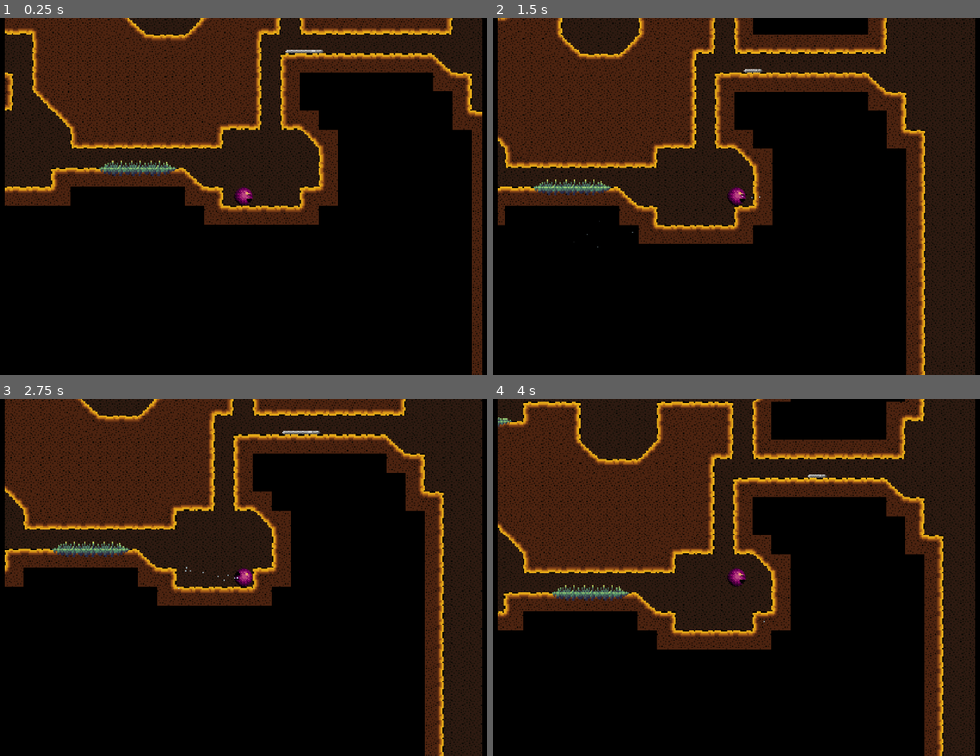
Above: before the commit, frames 1-4 (two rows, left to right).
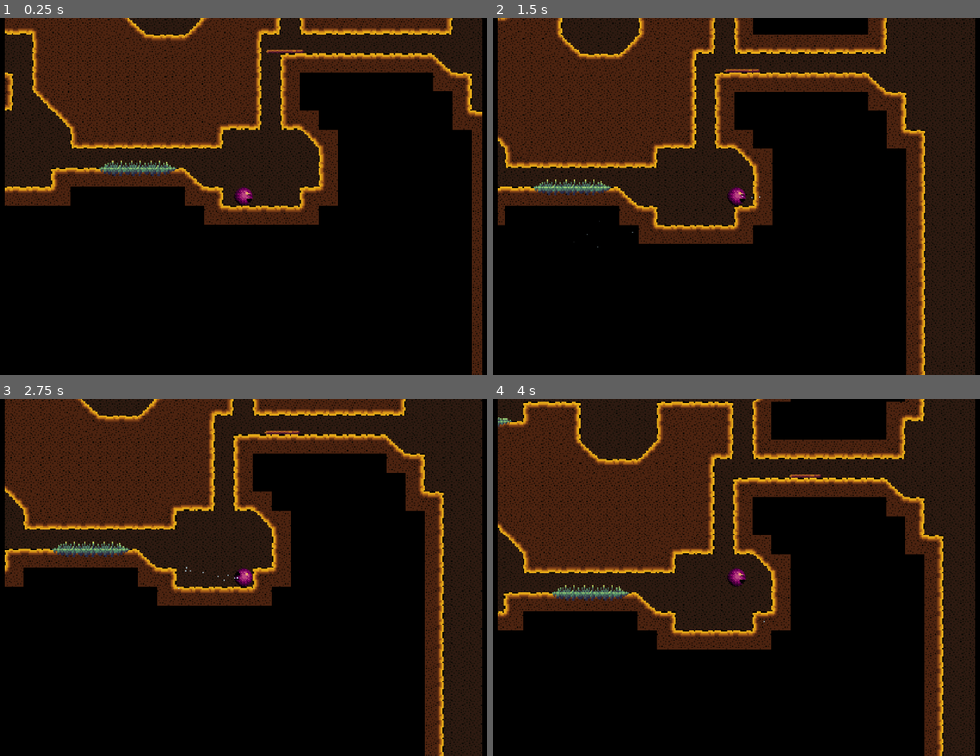
Above: after the commit, the same moments.

Repository: paulguy/Not-Uncrusty-Platformer
Game: Godot game, scene res://game.tscn
Same seed, same stepped clock (60 frames per second), same inputs: the game is played once before the commit and once after it.
Inputs (mouse positions are in pixels of both pictures, inside the frame that each line leads up to):
- Up to frame 1 (0.25 s): no input
- Up to frame 2 (1.5 s): move the mouse to (877, 178) at 0.52 s; hold D (move_right) 0.53-1.28 s; click (877, 178) at 0.67 s; tap Space (jump) at 0.77 s; move the mouse to (609, 214) at 1.27 s; hold A (move_left) from 1.28 s (still down)
- Up to frame 3 (2.75 s): tap Space (jump) at 1.52 s; move the mouse to (306, 498) at 2.02 s; release A (move_left) at 2.03 s; hold D (move_right) from 2.03 s (still down)
- Up to frame 4 (4 s): move the mouse to (702, 648) at 2.77 s; click (702, 648) at 2.92 s; tap Space (jump) at 3.02, 3.77 s; move the mouse to (926, 631) at 3.52 s; release D (move_right) at 3.53 s; hold A (move_left) from 3.53 s (still down)

The runs differ from the first frame. In frame 1, 0.1% of the frame differs, in the area x 54-67%, y 8-11%; in frame 2, less than 0.1%; in frame 3, 0.1%; in frame 4, less than 0.1%.

Commit message:
More refined worm mob.

Diff:
--- a/start_surface.tscn
+++ b/start_surface.tscn
@@ -54,3 +54,6 @@
 
 [node name="Worm" parent="." instance=ExtResource("3_7451u")]
 position = Vector2(-236, -484)
+
+[node name="Worm2" parent="." instance=ExtResource("3_7451u")]
+position = Vector2(-448, -532)
--- a/worm.gd
+++ b/worm.gd
@@ -8,10 +8,20 @@
 # Get the gravity from the project settings to be synced with RigidBody nodes.
 var gravity = ProjectSettings.get_setting("physics/2d/default_gravity")
 @onready var anim = get_node("AnimatedSprite2D")
+@onready var collision = get_node("Collision")
+var animFrames = 6
 var animForward = true
 var animPlaying = false
 
 var direction = startDirection
+
+const _dirToName = {
+	MovementDirection.LEFT: "left",
+	MovementDirection.RIGHT: "right"
+}
+
+func _ready():
+	animFrames = anim.sprite_frames.get_frame_count(_dirToName[MovementDirection.LEFT])
 
 func deactivate():
 	super()
@@ -19,22 +29,21 @@
 	direction = startDirection
 	play()
 
-const _dirToName = {
-	MovementDirection.LEFT: "left",
-	MovementDirection.RIGHT: "right"
-}
-
 func pause():
 	anim.pause()
 	animPlaying = false
 
 func play():
+	if direction == MovementDirection.LEFT:
+		anim.position.x = 0
+	else:
+		anim.position.x = -16
 	var animName = _dirToName[direction]
 	if animForward:
 		anim.speed_scale = 1.0
 	else:
 		anim.speed_scale = -1.0
-		anim.frame = anim.sprite_frames.get_frame_count(animName) - 1
+		anim.frame = animFrames - 1
 		anim.frame_progress = 1.0
 	anim.play(animName)
 	animPlaying = true
@@ -51,6 +60,9 @@
 		anim.set_frame_and_progress(current_frame, current_progress)
 		animPlaying = true
 
+func start_move():
+	velocity.x = dir_to_vec(direction).x * SPEED
+
 func _physics_process(delta):
 	if is_on_wall():
 		direction = opp_dir(direction)
@@ -64,6 +76,8 @@
 		pause()
 	else:
 		unpause()
+		var rot = get_floor_normal().angle() + (PI / 2)
+		anim.rotation = rot
 
 	move_and_slide()
 
@@ -74,4 +88,4 @@
 	if animForward:
 		velocity.x = 0.0
 	else:
-		velocity.x = dir_to_vec(direction).x * SPEED
+		start_move()
--- /dev/null
+++ b/worm.tres
@@ -0,0 +1,129 @@
+[gd_resource type="VisualShader" load_steps=16 format=3 uid="uid://dhl4dk8h6nb0o"]
+
+[sub_resource type="VisualShaderNodeVectorOp" id="VisualShaderNodeVectorOp_4jk7t"]
+operator = 1
+
+[sub_resource type="VisualShaderNodeVectorOp" id="VisualShaderNodeVectorOp_7emup"]
+default_input_values = [0, Vector3(0, 0, 0), 1, Vector3(0.15, 0.15, 0.15)]
+operator = 2
+
+[sub_resource type="Curve" id="Curve_m2bc2"]
+_data = [Vector2(0, 0), 0.0, 0.0, 0, 0, Vector2(0.552349, 0.500792), 1.03746, 1.03746, 0, 0, Vector2(1, 0.787324), 0.0, 0.0, 0, 0]
+point_count = 3
+
+[sub_resource type="CurveTexture" id="CurveTexture_c7hxf"]
+curve = SubResource("Curve_m2bc2")
+
+[sub_resource type="VisualShaderNodeCurveTexture" id="VisualShaderNodeCurveTexture_og6bm"]
+texture = SubResource("CurveTexture_c7hxf")
+
+[sub_resource type="VisualShaderNodeInput" id="VisualShaderNodeInput_7hvja"]
+expanded_output_ports = [0]
+input_name = "color"
+
+[sub_resource type="VisualShaderNodeVectorCompose" id="VisualShaderNodeVectorCompose_qk18q"]
+
+[sub_resource type="Curve" id="Curve_bodfp"]
+_data = [Vector2(0, 0), 0.0, 0.0, 0, 0, Vector2(0.620017, 0.250766), 0.924743, 0.924743, 0, 0, Vector2(1, 0.537299), 0.0, 0.0, 0, 0]
+point_count = 3
+
+[sub_resource type="CurveTexture" id="CurveTexture_v0xly"]
+curve = SubResource("Curve_bodfp")
+
+[sub_resource type="VisualShaderNodeCurveTexture" id="VisualShaderNodeCurveTexture_nc2l0"]
+texture = SubResource("CurveTexture_v0xly")
+
+[sub_resource type="Curve" id="Curve_3pyd7"]
+_data = [Vector2(0, 0), 0.0, 0.0, 0, 0, Vector2(0.301976, 0.148947), 0.518112, 0.518112, 0, 0, Vector2(1, 0.0927637), 0.0, 0.0, 0, 0]
+point_count = 3
+
+[sub_resource type="CurveTexture" id="CurveTexture_oscpd"]
+curve = SubResource("Curve_3pyd7")
+
+[sub_resource type="VisualShaderNodeCurveTexture" id="VisualShaderNodeCurveTexture_hmp00"]
+texture = SubResource("CurveTexture_oscpd")
+
+[sub_resource type="VisualShaderNodeTexture" id="VisualShaderNodeTexture_6cpe0"]
+source = 1
+
+[sub_resource type="VisualShaderNodeInput" id="VisualShaderNodeInput_6ln3b"]
+input_name = "screen_uv"
+
+[resource]
+code = "shader_type canvas_item;
+uniform sampler2D curve_frg_2 : repeat_disable;
+uniform sampler2D curve_frg_5 : repeat_disable;
+uniform sampler2D curve_frg_6 : repeat_disable;
+uniform sampler2D screen_tex_frg_7 : hint_screen_texture;
+
+
+
+void fragment() {
+// Input:3
+	vec4 n_out3p0 = COLOR;
+	float n_out3p1 = n_out3p0.r;
+
+
+// CurveTexture:2
+	float n_out2p0 = texture(curve_frg_2, vec2(n_out3p1)).r;
+
+
+// CurveTexture:5
+	float n_out5p0 = texture(curve_frg_5, vec2(n_out3p1)).r;
+
+
+// CurveTexture:6
+	float n_out6p0 = texture(curve_frg_6, vec2(n_out3p1)).r;
+
+
+// VectorCompose:4
+	vec3 n_out4p0 = vec3(n_out2p0, n_out5p0, n_out6p0);
+
+
+// Input:8
+	vec2 n_out8p0 = SCREEN_UV;
+
+
+	vec4 n_out7p0;
+// Texture2D:7
+	n_out7p0 = texture(screen_tex_frg_7, n_out8p0);
+
+
+// VectorOp:15
+	vec3 n_in15p1 = vec3(0.15000, 0.15000, 0.15000);
+	vec3 n_out15p0 = vec3(n_out7p0.xyz) * n_in15p1;
+
+
+// VectorOp:14
+	vec3 n_out14p0 = n_out4p0 - n_out15p0;
+
+
+// Output:0
+	COLOR.rgb = n_out14p0;
+
+
+}
+"
+graph_offset = Vector2(-193.594, -201.969)
+mode = 1
+flags/light_only = false
+nodes/fragment/0/position = Vector2(1240, -380)
+nodes/fragment/2/node = SubResource("VisualShaderNodeCurveTexture_og6bm")
+nodes/fragment/2/position = Vector2(320, -400)
+nodes/fragment/3/node = SubResource("VisualShaderNodeInput_7hvja")
+nodes/fragment/3/position = Vector2(-180, -120)
+nodes/fragment/4/node = SubResource("VisualShaderNodeVectorCompose_qk18q")
+nodes/fragment/4/position = Vector2(700, -300)
+nodes/fragment/5/node = SubResource("VisualShaderNodeCurveTexture_nc2l0")
+nodes/fragment/5/position = Vector2(320, -80)
+nodes/fragment/6/node = SubResource("VisualShaderNodeCurveTexture_hmp00")
+nodes/fragment/6/position = Vector2(320, 240)
+nodes/fragment/7/node = SubResource("VisualShaderNodeTexture_6cpe0")
+nodes/fragment/7/position = Vector2(420, -620)
+nodes/fragment/8/node = SubResource("VisualShaderNodeInput_6ln3b")
+nodes/fragment/8/position = Vector2(-60, -580)
+nodes/fragment/14/node = SubResource("VisualShaderNodeVectorOp_4jk7t")
+nodes/fragment/14/position = Vector2(1000, -480)
+nodes/fragment/15/node = SubResource("VisualShaderNodeVectorOp_7emup")
+nodes/fragment/15/position = Vector2(700, -560)
+nodes/fragment/connections = PackedInt32Array(2, 0, 4, 0, 5, 0, 4, 1, 6, 0, 4, 2, 8, 0, 7, 0, 3, 1, 2, 0, 3, 1, 6, 0, 3, 1, 5, 0, 4, 0, 14, 0, 14, 0, 0, 0, 7, 0, 15, 0, 15, 0, 14, 1)
--- a/worm.tscn
+++ b/worm.tscn
@@ -1,7 +1,11 @@
-[gd_scene load_steps=17 format=3 uid="uid://d1ervcibn1jey"]
+[gd_scene load_steps=19 format=3 uid="uid://d1ervcibn1jey"]
 
 [ext_resource type="Script" path="res://worm.gd" id="1_jlckj"]
 [ext_resource type="Texture2D" uid="uid://bhfb002g3j2a" path="res://worm.png" id="1_u8c67"]
+[ext_resource type="Shader" uid="uid://dhl4dk8h6nb0o" path="res://worm.tres" id="2_go7nn"]
+
+[sub_resource type="ShaderMaterial" id="ShaderMaterial_vt8b7"]
+shader = ExtResource("2_go7nn")
 
 [sub_resource type="AtlasTexture" id="AtlasTexture_nj1pm"]
 atlas = ExtResource("1_u8c67")
@@ -77,10 +81,10 @@
 "speed": 5.0
 }, {
 "frames": [{
-"duration": 1.0,
+"duration": 2.0,
 "texture": SubResource("AtlasTexture_l00ov")
 }, {
-"duration": 1.0,
+"duration": 1.5,
 "texture": SubResource("AtlasTexture_nrt4o")
 }, {
 "duration": 1.0,
@@ -89,31 +93,33 @@
 "duration": 1.0,
 "texture": SubResource("AtlasTexture_2ltks")
 }, {
-"duration": 1.0,
+"duration": 1.5,
 "texture": SubResource("AtlasTexture_o041p")
 }, {
-"duration": 1.0,
+"duration": 2.0,
 "texture": SubResource("AtlasTexture_4ng2h")
 }],
 "loop": false,
 "name": &"right",
-"speed": 5.0
+"speed": 15.0
 }]
 
-[sub_resource type="RectangleShape2D" id="RectangleShape2D_mvwjt"]
-size = Vector2(32, 3)
+[sub_resource type="SegmentShape2D" id="SegmentShape2D_knjka"]
+a = Vector2(0, -3)
+b = Vector2(0, 0)
 
 [node name="Worm" type="CharacterBody2D"]
 collision_layer = 0
+floor_max_angle = 0.804597
 script = ExtResource("1_jlckj")
 
 [node name="AnimatedSprite2D" type="AnimatedSprite2D" parent="."]
-position = Vector2(0, -1.5)
+material = SubResource("ShaderMaterial_vt8b7")
+position = Vector2(-16, -1.5)
 sprite_frames = SubResource("SpriteFrames_vfd7e")
 animation = &"right"
 
-[node name="CollisionShape2D" type="CollisionShape2D" parent="."]
-position = Vector2(0, -1.5)
-shape = SubResource("RectangleShape2D_mvwjt")
+[node name="Collision" type="CollisionShape2D" parent="."]
+shape = SubResource("SegmentShape2D_knjka")
 
 [connection signal="animation_finished" from="AnimatedSprite2D" to="." method="_on_animated_sprite_2d_animation_finished"]
